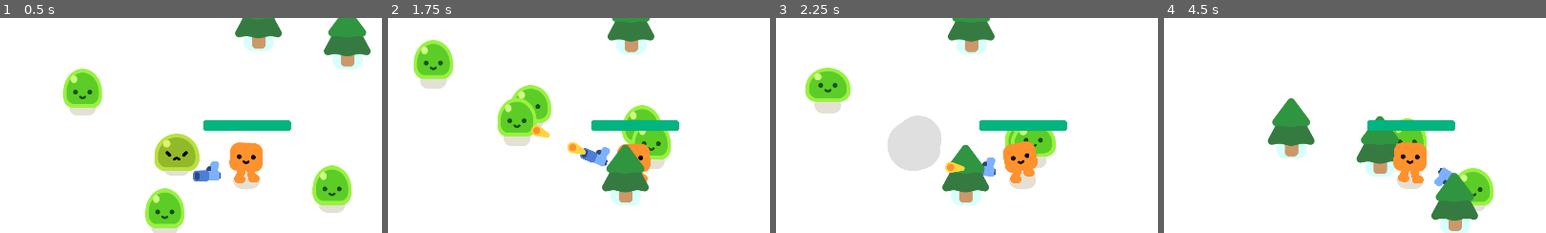
Above: before the commit, frames 1-4 (left to right).
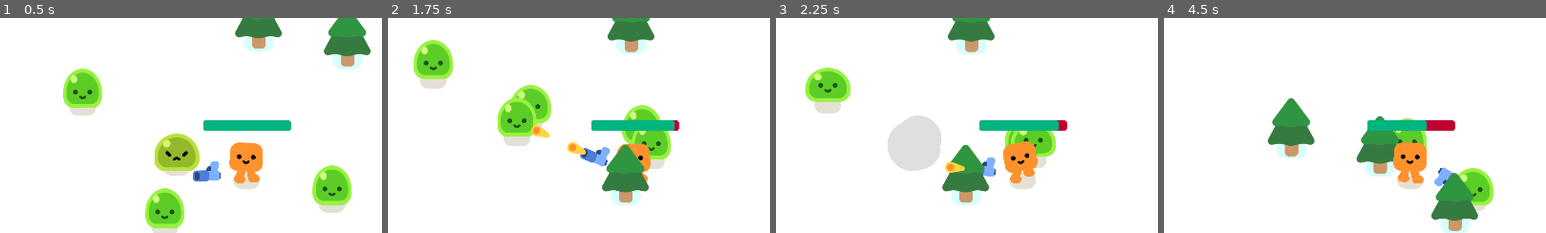
Above: after the commit, the same moments.

Repository: Tonykuang1028/FinalProject
Game: Godot game, scene res://survivors_game.tscn
Same seed, same stepped clock (60 frames per second), same inputs: the game is played once before the commit and once after it.
Inputs:
- Up to frame 1 (0.5 s): no input
- Up to frame 2 (1.75 s): hold D (move_right) 0.53-1.28 s; hold S (move_down) from 1.28 s (still down)
- Up to frame 3 (2.25 s): release S (move_down) at 2.03 s; hold D (move_right) from 2.03 s (still down)
- Up to frame 4 (4.5 s): release D (move_right) at 2.78 s; hold W (move_up) 2.78-3.53 s; hold A (move_left) from 3.53 s (still down)
The pictures show only the part of the screen within x 18-68%, y 13-63%; the shares and areas given below are measured in that part.

Frame 1 is identical in both runs. In frame 2, less than 0.1% of the frame differs, in the area x 74-77%, y 47-53%; in frame 3, 0.1%; in frame 4, 0.4%, in the area x 68-77%, y 47-53%.

Commit message:
player now takes damage

Diff:
--- a/player.gd
+++ b/player.gd
@@ -19,5 +19,7 @@
 	var overlapping_mobs = %HurtBox.get_overlapping_bodies()
 	if overlapping_mobs.size() > 0:
 		health -= DAMAGE_RATE * overlapping_mobs.size() * delta
+		%ProgressBar.value = health
+
 		if health <= 0.0:
 			health_depleted.emit()
--- a/player.tscn
+++ b/player.tscn
@@ -52,6 +52,7 @@
 debug_color = Color(0.898039, 0.282353, 0.368627, 0.419608)
 
 [node name="ProgressBar" type="ProgressBar" parent="."]
+unique_name_in_owner = true
 offset_left = -111.0
 offset_top = -144.0
 offset_right = 110.0
